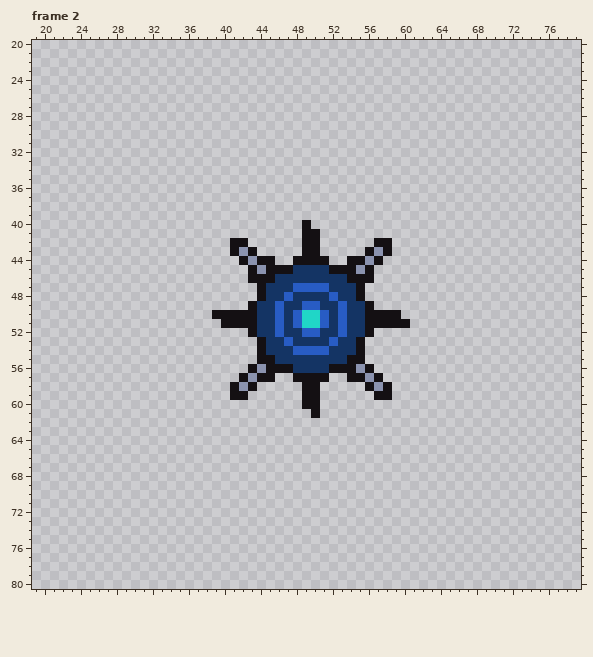
A pixel-art file gets an edit: Assets/Projectile/Sprites/Spike Mine.aseprite. The picture above is the old version.
108x108 pixels, 11 frames. Shown: frame 2: x 19..79, y 20..80. The old version is drawn lined up with the new one, on the new canvas. The commit also changed other frames, which this record leaves out.
New version:
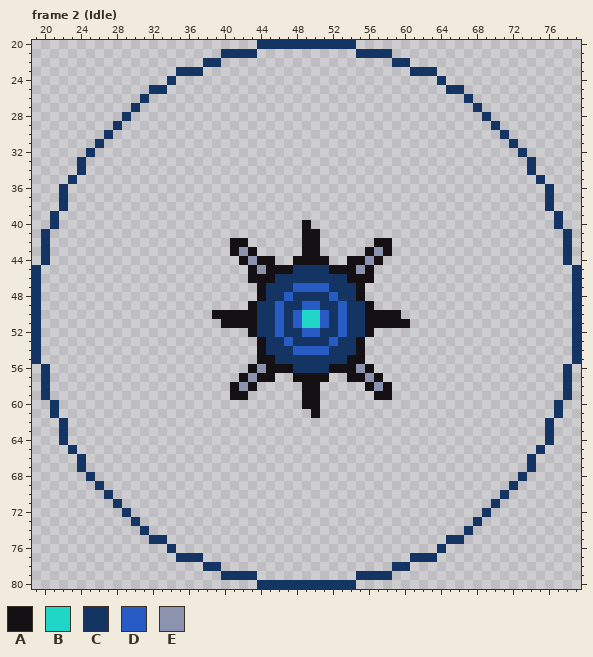
Palette (. is transparent): A #141013  B #20d6c7  C #143464  D #285cc4  E #8b93af
From the commit log: Setup Spike Mine collider
Diff:
canvas 108x108 -> 102x99, the old top-left corner now at -4,-3 (the part of the old canvas that was cut away was empty and is not shown)
Changed rows in their new state; - is an unchanged pixel.
Frame 2 (Idle):
first column x 19:
20 -------------------------CCCCCCCCCCC-------------------------
21 ---------------------CCCC-----------CCCC---------------------
22 -------------------CC-------------------CC-------------------
23 ----------------CCC-----------------------CCC----------------
24 ---------------C-----------------------------C---------------
25 -------------CC-------------------------------CC-------------
26 ------------C-----------------------------------C------------
27 -----------C-------------------------------------C-----------
28 ----------C---------------------------------------C----------
29 ---------C-----------------------------------------C---------
30 --------C-------------------------------------------C--------
31 -------C---------------------------------------------C-------
32 ------C-----------------------------------------------C------
33 -----C-------------------------------------------------C-----
34 -----C-------------------------------------------------C-----
35 ----C---------------------------------------------------C----
36 ---C-----------------------------------------------------C---
37 ---C-----------------------------------------------------C---
38 ---C-----------------------------------------------------C---
39 --C-------------------------------------------------------C--
40 --C-------------------------------------------------------C--
41 -C---------------------------------------------------------C-
42 -C---------------------------------------------------------C-
43 -C---------------------------------------------------------C-
44 -C---------------------------------------------------------C-
45 C-----------------------------------------------------------C
46 C-----------------------------------------------------------C
47 C-----------------------------------------------------------C
48 C-----------------------------------------------------------C
49 C-----------------------------------------------------------C
50 C-----------------------------------------------------------C
51 C-----------------------------------------------------------C
52 C-----------------------------------------------------------C
53 C-----------------------------------------------------------C
54 C-----------------------------------------------------------C
55 C-----------------------------------------------------------C
56 -C---------------------------------------------------------C-
57 -C---------------------------------------------------------C-
58 -C---------------------------------------------------------C-
59 -C---------------------------------------------------------C-
60 --C-------------------------------------------------------C--
61 --C-------------------------------------------------------C--
62 ---C-----------------------------------------------------C---
63 ---C-----------------------------------------------------C---
64 ---C-----------------------------------------------------C---
65 ----C---------------------------------------------------C----
66 -----C-------------------------------------------------C-----
67 -----C-------------------------------------------------C-----
68 ------C-----------------------------------------------C------
69 -------C---------------------------------------------C-------
70 --------C-------------------------------------------C--------
71 ---------C-----------------------------------------C---------
72 ----------C---------------------------------------C----------
73 -----------C-------------------------------------C-----------
74 ------------C-----------------------------------C------------
75 -------------CC-------------------------------CC-------------
76 ---------------C-----------------------------C---------------
77 ----------------CCC-----------------------CCC----------------
78 -------------------CC-------------------CC-------------------
79 ---------------------CCCC-----------CCCC---------------------
80 -------------------------CCCCCCCCCCC-------------------------
